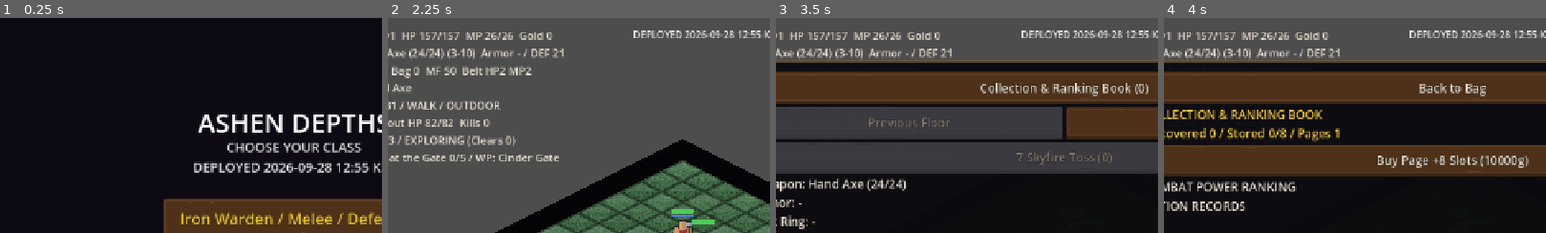
Above: before the commit, frames 1-4 (left to right).
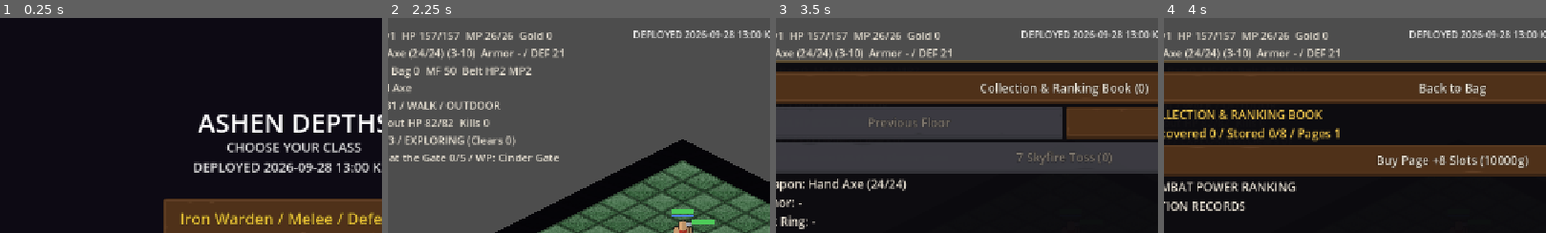
Above: after the commit, the same moments.

Repository: jflakeee/diablo
Game: Godot game, scene res://main.tscn
The game is run twice, just before and just after one commit, with the same random seed, the same clock (stepped at 60 frames per second) and the same inputs.
Inputs:
- Up to frame 1 (0.25 s): no input
- Up to frame 2 (2.25 s): click "Normal" at 0.5 s; click "Normal" at 1.25 s; click "Iron Warden / Melee / Defense" at 2 s
- Up to frame 3 (3.5 s): click "Bag" at 2.75 s
- Up to frame 4 (4 s): click "Collection & Ranking Book (0)" at 3.5 s
The pictures show only the part of the screen within x 12-62%, y 0-50%; the shares and areas given below are measured in that part.

The runs differ from the first frame. In frame 1, 0.1% of the frame differs, in the area x 90-97%, y 67-72%; in frame 2, less than 0.1%; in frame 3, less than 0.1%; in frame 4, less than 0.1%.

Commit message:
Add skill-specific and elite combat effects

Diff:
--- a/prototype/game_dungeon/combat_fx.gd
+++ b/prototype/game_dungeon/combat_fx.gd
@@ -134,6 +134,53 @@
 	_ring(pos, color, 46.0, 0.48, 4.0)
 	_ring(pos, color.lightened(0.25), 28.0, 0.32, 2.0)
 
+func ground_skill(from_pos: Vector2, to_pos: Vector2, kind: String) -> void:
+	var direction := (to_pos - from_pos).normalized()
+	if direction.length() < 0.1:
+		direction = Vector2.RIGHT
+	if kind == "void_fury":
+		_ring(from_pos, Color(0.58, 0.16, 0.72), 58.0, 0.42, 7.0)
+		_ring(from_pos, Color(0.95, 0.25, 0.45), 34.0, 0.30, 3.0)
+		return
+	var perpendicular := Vector2(-direction.y, direction.x)
+	for branch in 3:
+		var crack := Line2D.new()
+		crack.width = 4.0 - float(branch)
+		crack.default_color = Color(1.0, 0.36, 0.13, 0.9)
+		crack.z_index = 69
+		var side := float(branch - 1) * 7.0
+		crack.add_point(from_pos + perpendicular * side)
+		crack.add_point(from_pos + direction * 22.0 + perpendicular * (side - 5.0))
+		crack.add_point(from_pos + direction * 48.0 + perpendicular * (side + 8.0))
+		if not _track(crack):
+			crack.free()
+			continue
+		var tween := crack.create_tween().set_parallel(true)
+		tween.tween_property(crack, "modulate:a", 0.0, 0.48).set_delay(0.12)
+		tween.tween_property(crack, "width", 0.5, 0.48)
+		tween.finished.connect(crack.queue_free)
+
+func death_burst(pos: Vector2, color: Color, elite: bool = false) -> void:
+	impact(pos, color, elite)
+	var count := 10 if elite else 6
+	for index in count:
+		var angle := TAU * float(index) / float(count) + 0.19
+		var fragment := Polygon2D.new()
+		fragment.polygon = PackedVector2Array([Vector2(-3, -2), Vector2(4, 0), Vector2(-2, 3)])
+		fragment.color = color.darkened(0.12 * float(index % 3))
+		fragment.position = pos
+		fragment.rotation = angle
+		fragment.z_index = 74
+		if not _track(fragment):
+			fragment.free()
+			continue
+		var travel := Vector2(cos(angle), sin(angle) * 0.55) * (34.0 if elite else 23.0)
+		var tween := fragment.create_tween().set_parallel(true)
+		tween.tween_property(fragment, "position", pos + travel + Vector2(0, 10), 0.42).set_trans(Tween.TRANS_QUAD).set_ease(Tween.EASE_OUT)
+		tween.tween_property(fragment, "rotation", angle + PI * 1.5, 0.42)
+		tween.tween_property(fragment, "modulate:a", 0.0, 0.42).set_delay(0.16)
+		tween.finished.connect(fragment.queue_free)
+
 func floating_text(pos: Vector2, text: String, color: Color, font_size: int, kind: String = "normal") -> void:
 	var label := Label.new()
 	label.text = text
@@ -175,6 +222,19 @@
 		tween.tween_property(label, "modulate:a", 1.0, 0.16).set_delay(0.16)
 	if quality in ["rare", "set", "unique"]:
 		_ring(node.position, color, 24.0 if quality == "rare" else 34.0, 0.5, 3.0)
+		var beam := Polygon2D.new()
+		var beam_height := 54.0 if quality == "rare" else 84.0
+		beam.polygon = PackedVector2Array([Vector2(-3, 0), Vector2(3, 0), Vector2(8, -beam_height), Vector2(-8, -beam_height)])
+		beam.color = Color(color.r, color.g, color.b, 0.65)
+		beam.position = node.position
+		beam.z_index = 68
+		if _track(beam):
+			var beam_tween := beam.create_tween().set_parallel(true)
+			beam_tween.tween_property(beam, "scale:x", 0.2, 0.65)
+			beam_tween.tween_property(beam, "modulate:a", 0.0, 0.65).set_delay(0.18)
+			beam_tween.finished.connect(beam.queue_free)
+		else:
+			beam.free()
 
 func pickup(texture: Texture2D, from_pos: Vector2, to_pos: Vector2, color: Color, initial_scale: Vector2) -> void:
 	if texture == null:
--- a/prototype/game_dungeon/main.gd
+++ b/prototype/game_dungeon/main.gd
@@ -36,7 +36,7 @@
 const FogOverlay := preload("res://fog_overlay.gd")
 const TemplateTheme := preload("res://ui/template_theme.gd")
 const CombatFX := preload("res://combat_fx.gd")
-const DEPLOYED_AT_KST := "2026-09-28 12:55 KST"
+const DEPLOYED_AT_KST := "2026-09-28 13:00 KST"
 
 var _grid: Array = []
 var _astar: AStarGrid2D
@@ -2384,8 +2384,12 @@
 	_combat_log = "Phase Step (kite)"
 
 func _spawn_projectile(from_pos: Vector2, target: ActorScript, dmg: int, element: String = "fire", color: Color = Color(1, 0.5, 0.15)) -> void:
-	var n := Sprite2D.new()
-	n.texture = _tex_rect(12, 12, color)
+	var n := Polygon2D.new()
+	if element == "cold":
+		n.polygon = PackedVector2Array([Vector2(0, -11), Vector2(6, 0), Vector2(0, 11), Vector2(-6, 0)])
+	else:
+		n.polygon = PackedVector2Array([Vector2(-7, -4), Vector2(0, -8), Vector2(7, -4), Vector2(7, 4), Vector2(0, 8), Vector2(-7, 4)])
+	n.color = color
 	n.position = from_pos
 	n.rotation = PI * 0.25
 	n.z_index = 50
@@ -2482,6 +2486,8 @@
 
 	_player.attack_cd = PLAYER_ATTACK_CD
 	_player.play_attack(Vector2(target.gx - _player.gx, target.gy - _player.gy))
+	if use_skill and skill_id in ["sundering_strike", "void_fury"]:
+		_fx.ground_skill(_player.position, target.position, skill_id)
 	_play_sfx("attack")
 	var eff_dex := _player.stat_dex + int(_eq["dex"])
 	var ar := CombatLib.character_ar(eff_dex, ar_bonus) + int(_eq["ar"])
@@ -2505,6 +2511,8 @@
 			cb = CombatLib.crushing_blow(target.life, false, String(target.get_meta("kind", "melee")) == "boss")
 		target.take_damage(dmg + cb)
 		_fx.impact(target.position, Color(1.0, 0.62, 0.22), crit or cb > 0)
+		if crit or cb > 0:
+			_camera_punch(3.0 if crit and cb > 0 else 2.0)
 		# 무기 속성 데미지 (Fiery/Frozen/Shocking) — 대상 속성 저항 적용
 		var edmg := 0
 		var fd := int(_eq.get("fdmg", 0))
@@ -2674,12 +2682,16 @@
 func _on_monster_died(m: Node) -> void:
 	_kills += 1
 	_play_sfx("death")
-	_apply_quest_kill(String(m.get_meta("kind", "melee")), String(m.get_meta("rank", "")))
+	var rank := String(m.get_meta("rank", ""))
+	_apply_quest_kill(String(m.get_meta("kind", "melee")), rank)
+	var death_color := Color(0.95, 0.32, 0.18) if rank.is_empty() else (Color(0.45, 0.7, 1.0) if rank == "champion" else Color(1.0, 0.65, 0.18))
+	_fx.death_burst(m.position, death_color, not rank.is_empty())
+	if rank == "unique":
+		_camera_punch(3.0)
 	# 액트 보스 처치 → 퀘스트 완료
 	if _boss != null and m == _boss:
 		_complete_act(m)
 	# 등급별 강화 드롭 (챔피언/유니크 = 더 많은 롤 + MF + ilvl 보너스)
-	var rank := String(m.get_meta("rank", ""))
 	var rolls := 1
 	var mf := _player_mf
 	var mlvl := int(m.level)
@@ -3674,6 +3686,13 @@
 	if _fx != null:
 		_fx.slash(from, to, Color(1.0, 0.9, 0.35))
 
+func _camera_punch(strength: float) -> void:
+	if not is_instance_valid(_cam):
+		return
+	_cam.offset = Vector2(strength, -strength * 0.6)
+	var tween := _cam.create_tween()
+	tween.tween_property(_cam, "offset", Vector2.ZERO, 0.11).set_trans(Tween.TRANS_QUAD).set_ease(Tween.EASE_OUT)
+
 func _spawn_text(pos: Vector2, text: String, col: Color) -> void:
 	if _fx == null:
 		return
